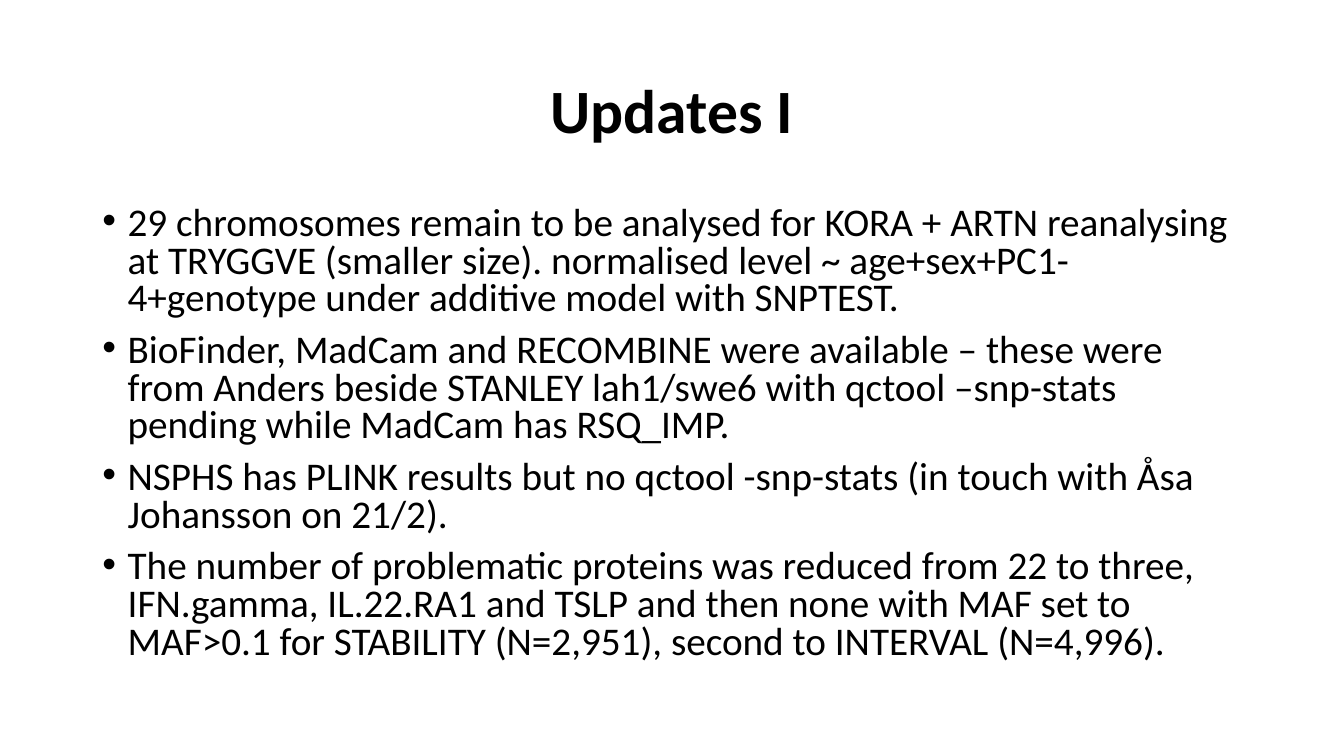
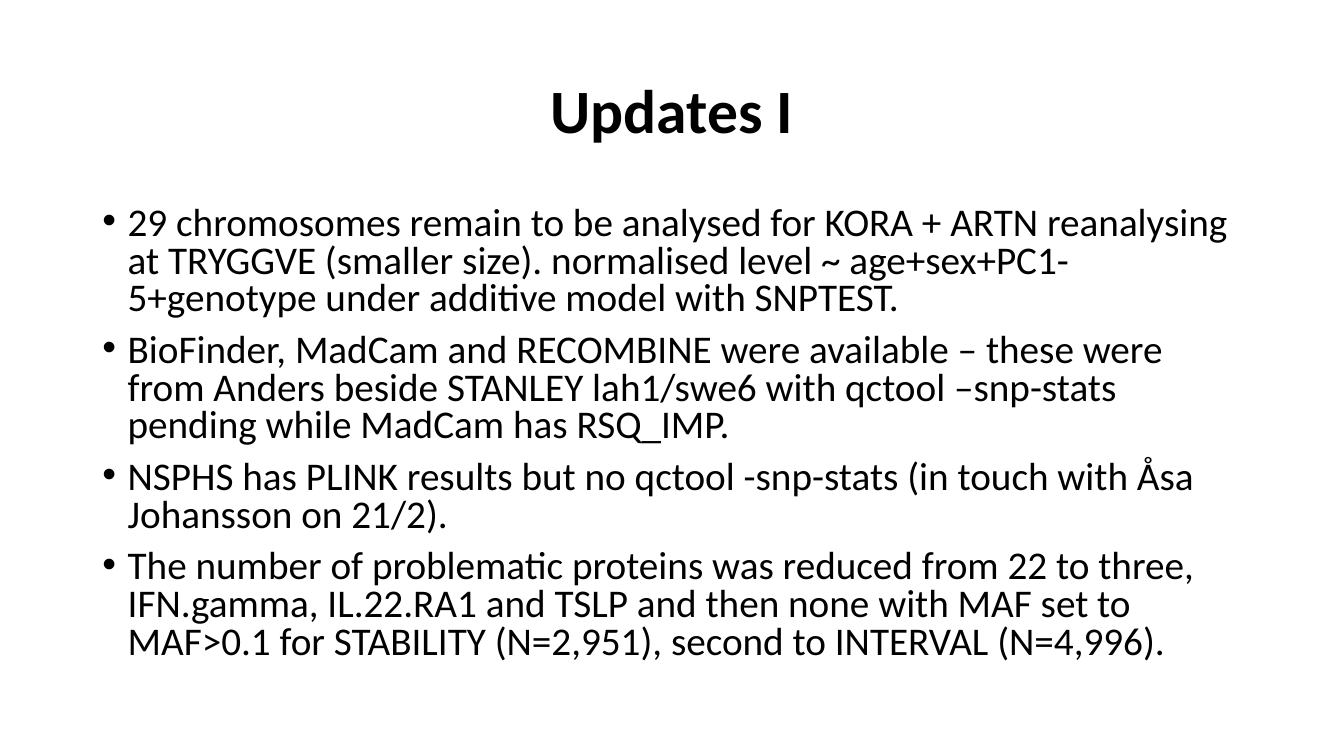
Before and after one commit to jinghuazhao/INF, a slide deck: slide 4 of doc/SCALLOP_INF1-080319.pptx. Drawn at 1344x756 pixels with LibreOffice and Linux fonts; fonts in the diff are those of the drawing. Boxes give left, top, right and bottom in pixels: in the first picture for what was removed or moved away, otherwise in the second. Text is boxed around its words. In the diff, an @@ line names an element or a change of style, - is before the commit and + after.

Commit message:
Documents and auxiliary files

```diff
--- a/doc/SCALLOP_INF1-080319.pptx
+++ b/doc/SCALLOP_INF1-080319.pptx
@@ text at (128,208,1227,318): text changed @@
-• 29 chromosomes remain to be analysed for KORA + ARTN reanalysing at TRYGGVE (smaller size). normalised level ~ age+sex+PC1-4+genotype under additive model with SNPTEST.
+• 29 chromosomes remain to be analysed for KORA + ARTN reanalysing at TRYGGVE (smaller size). normalised level ~ age+sex+PC1-5+genotype under additive model with SNPTEST.
```
